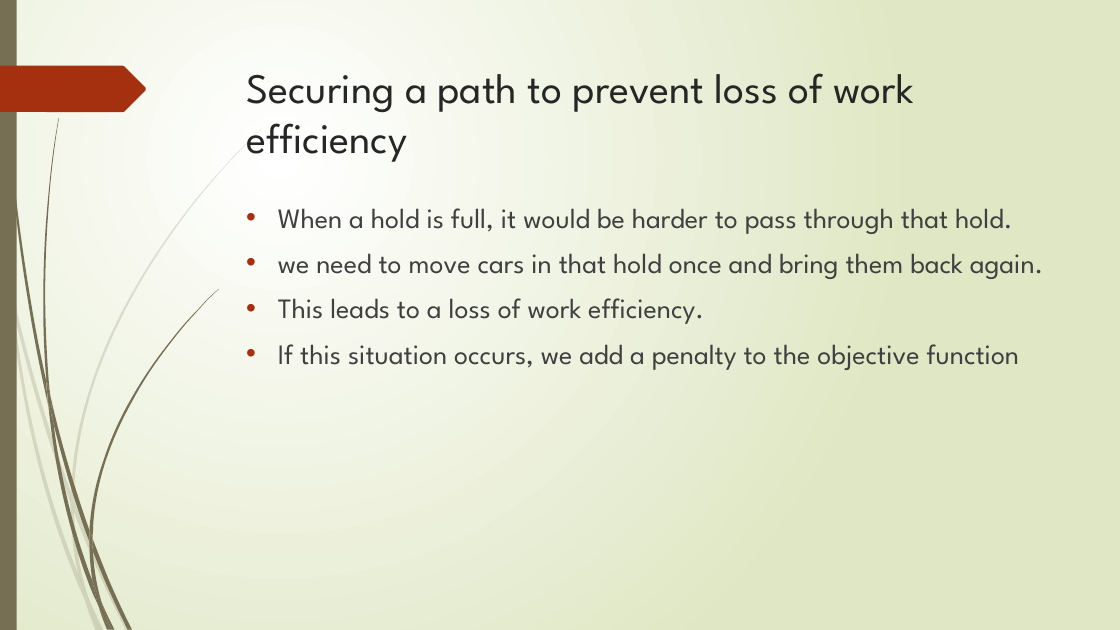
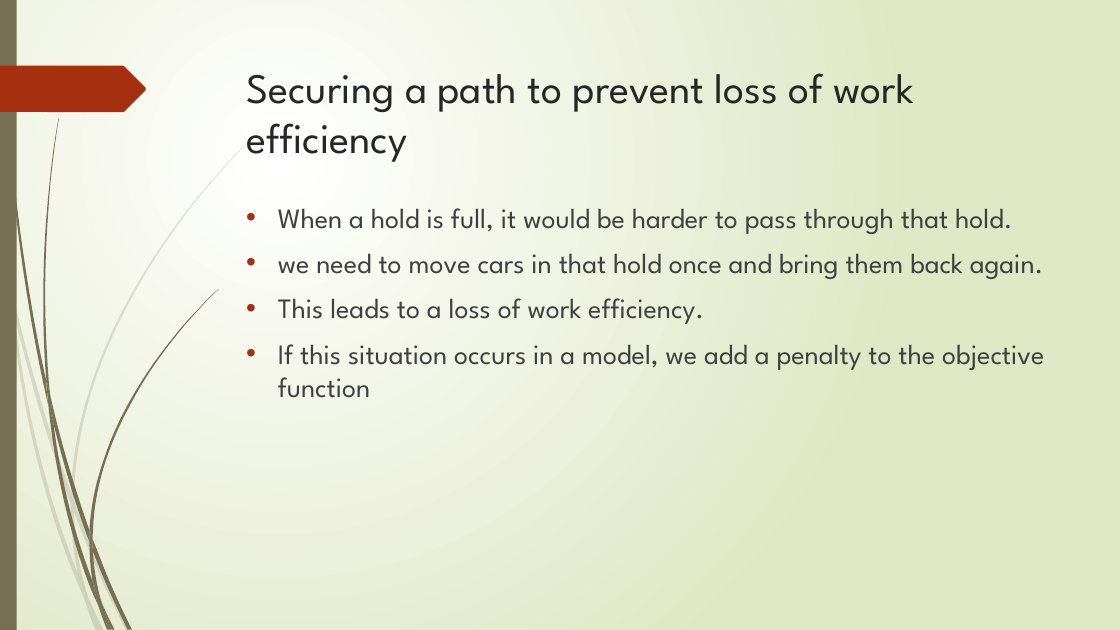
Before and after one commit to r-kurosu/kline_new, a slide deck: slide 12 of 中間報告.pptx. Drawn at 1120x630 pixels with LibreOffice and Linux fonts; fonts in the diff are those of the drawing. Boxes give left, top, right and bottom in pixels: in the first picture for what was removed or moved away, otherwise in the second. Text is boxed around its words. In the diff, an @@ line names an element or a change of style, - is before the commit and + after.

```diff
--- a/中間報告.pptx
+++ b/中間報告.pptx
@@ text at (278, 344, 1044, 398): text changed @@
-• If this situation occurs, we add a penalty to the objective function
+• If this situation occurs in a model, we add a penalty to the objective function
```
Also in this commit, not shown: 8 other slides changed.
